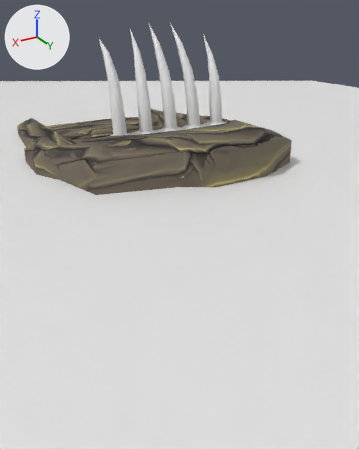
The FBX model BugSplat/Assets/WIP/Christian/Christian Models/Hex_Stairs.FBX, before and after one commit.
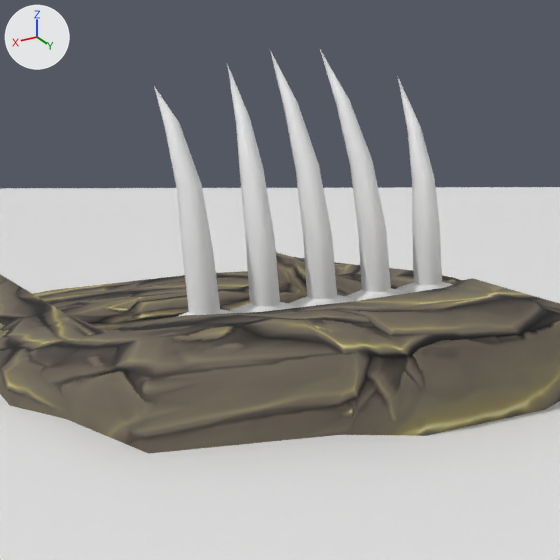
There are two pictures of each version: one whole from a 50 mm camera at (6.28, 12.4, 3.63) aimed at (-0.17, 1.64, -1.74), one close up on the part from 9% to 76% of the width and 0% to 54% of the height. The lights are fixed; the arrows at upper left show +X, +Y and +Z. Where no turn or scale is listed for an object, it has been applied to the vertices.

Before the edit, the objects in view are built like this:
```python
me_mesh = bpy.data.meshes.new('Mesh')
me_mesh.from_pydata(...)  # 12 vertices, 6 faces; spans x -15.2..15.2, y -17.5..17.5, z 0.0
me_mesh_001 = bpy.data.meshes.new('Mesh.001')
me_mesh_001.from_pydata(...)  # 244 vertices, 192 faces; spans x -3.36..3.3, y -4.38..6.1, z -4.11..1.03
me_mesh_001.materials.append(mat_01___default)
me_mesh_002 = bpy.data.meshes.new('Mesh.002')
me_mesh_002.from_pydata(...)  # 275 vertices, 280 faces; spans x -1.75..1.76, y -1.1..0.22, z -0.59..2.7
ob_hex_stairs = bpy.data.objects.new('Hex_Stairs', me_mesh)
ob_hex_stairs.location = (0.0, 0.0, 0.0)
ob_prop_stairsdown = bpy.data.objects.new('Prop_StairsDown', me_mesh_001)
ob_prop_stairsdown.location = (0.0, 0.0, 0.0)
ob_stairsdown_gate = bpy.data.objects.new('StairsDown_Gate', me_mesh_002)
ob_stairsdown_gate.location = (0.0, 1.5, 0.7)
```
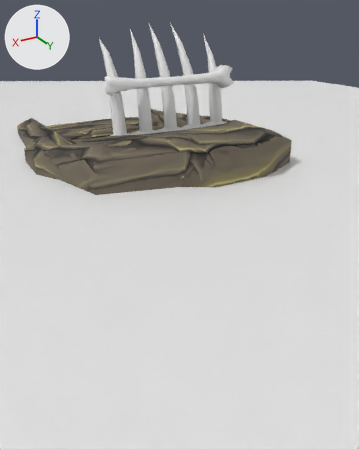
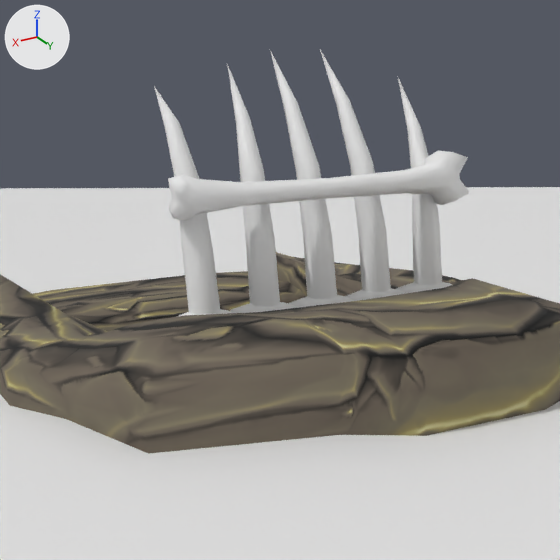
Changed parts and their boxes (x1, y1, x2, y2) in the close-ups (560 x 560 px):
'StairsDown_Gate', reshaped: before (154, 50, 452, 316); after (154, 50, 469, 316)
part 1 of me_mesh_002, added: after (168, 151, 469, 220)

The change in detail:
me_mesh_002 is used by ob_stairsdown_gate; location (0.0, 1.5, 0.7).
me_mesh_002 had 275 vertices, 280 faces and spanned x -1.75..1.76, y -1.1..0.22, z -0.59..2.7.
me_mesh_002 now has 345 vertices, 352 faces and spans x -1.8..1.76, y -1.1..0.25, z -0.59..2.7.
me_mesh_002 part 1: a new loose piece of 70 vertices spanning x -1.8..1.71, y -0.26..0.25, z 1.08..1.66.
